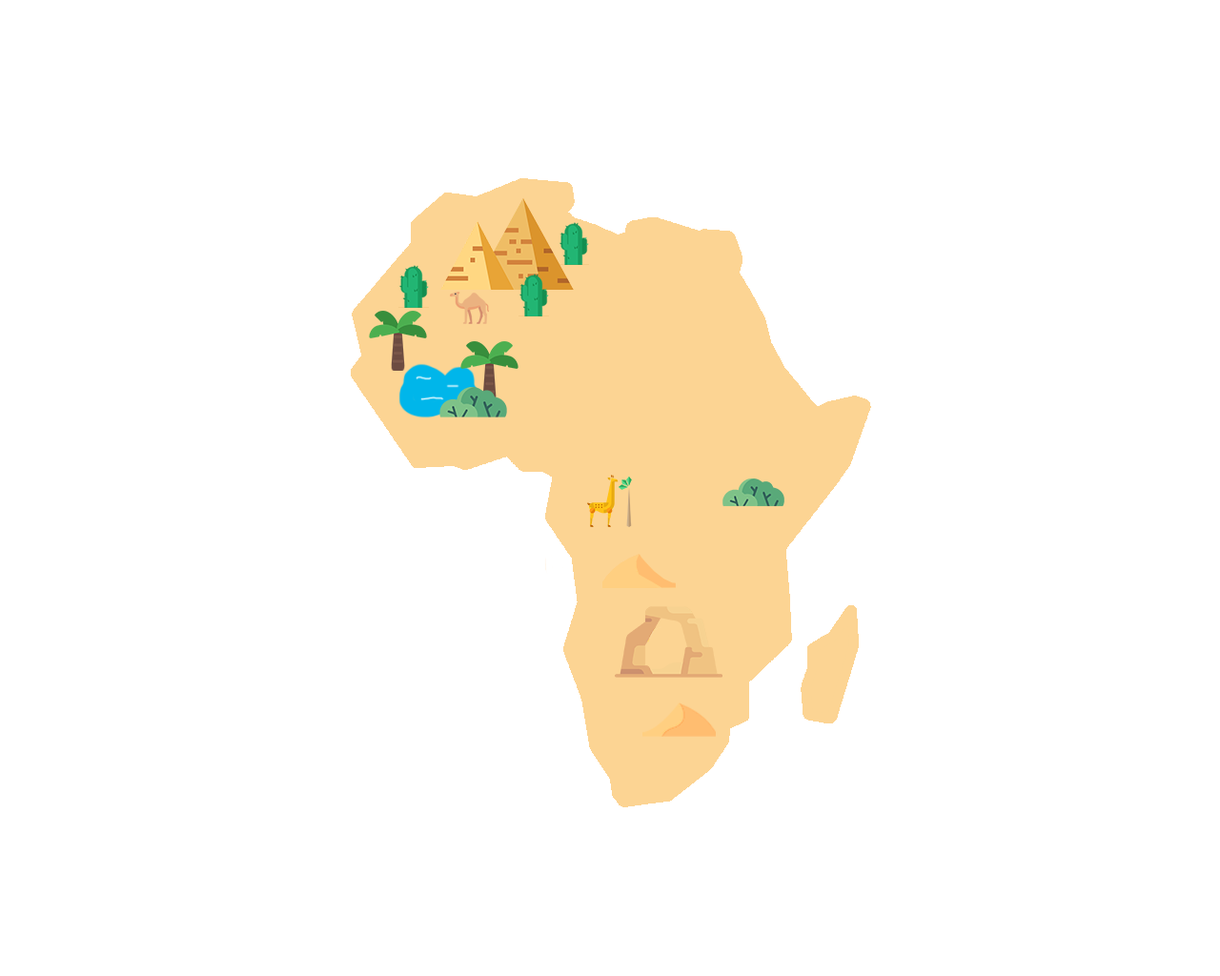
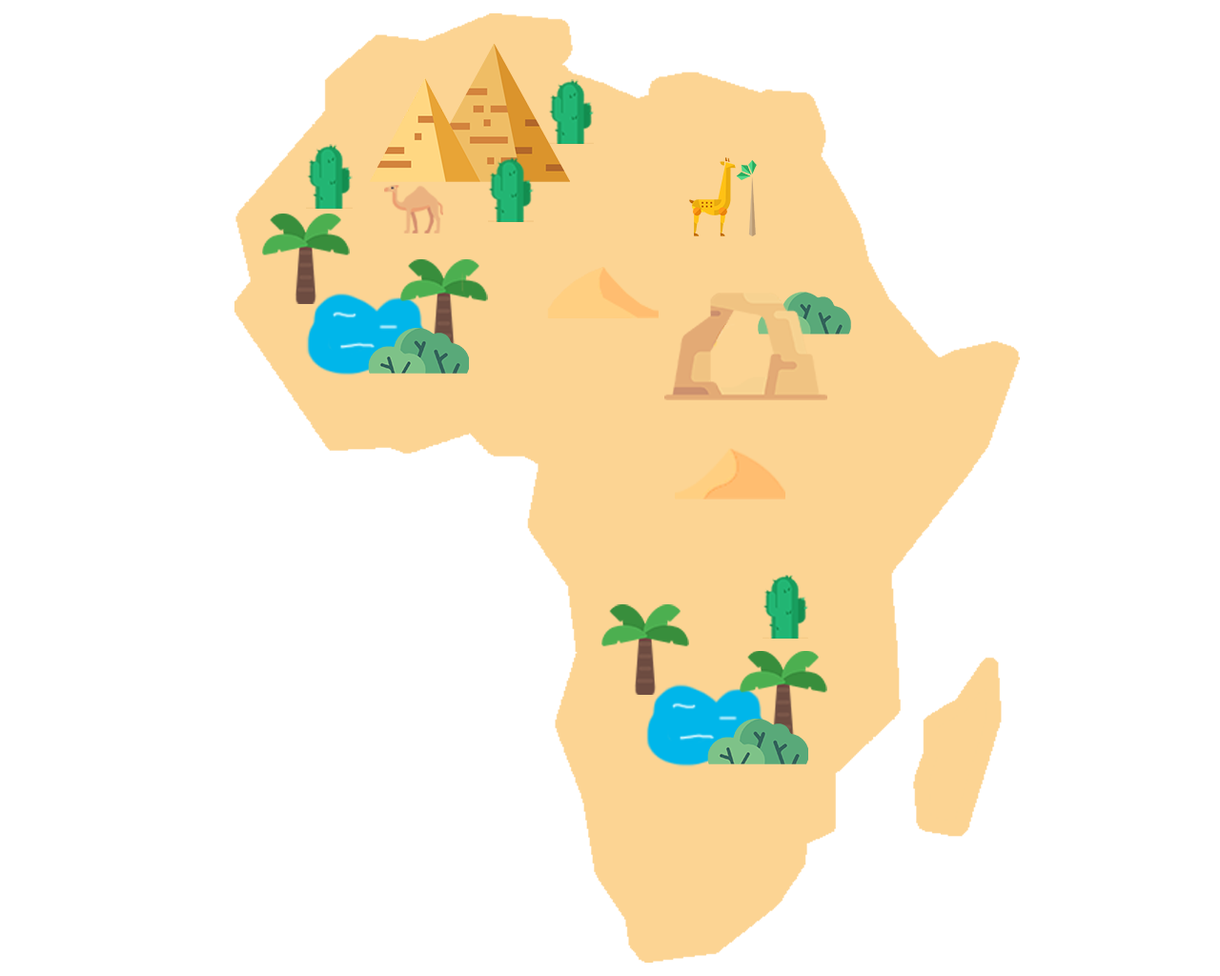
Layers edited between the first and the second 1220 x 976 image:
painted on "cactus (1)" over [306, 143, 430, 308]
painted on "cactus (1) copy 2" over [488, 157, 550, 317]
painted on "pyramids" over [369, 43, 574, 290]
added layer "cactus (1) copy 3" above "cactus (1) copy" over [762, 574, 809, 639]
painted on "cactus (1) copy" over [548, 79, 594, 266]
painted on "camel" over [384, 184, 490, 325]
painted on "giraffe" over [587, 157, 757, 528]
painted on "rock" over [614, 292, 828, 678]
painted on "dune copy" over [460, 266, 676, 589]
painted on "dune" over [642, 448, 786, 737]
painted on "bush" over [722, 291, 852, 508]
added group "oasis copy" with 4 layers above "oasis" over [601, 604, 828, 768]
added layer "palm-tree copy" (1st of 2, in "oasis copy") in group "oasis copy" over [601, 604, 690, 696]
added layer "bush copy" (1st of 2, in "oasis copy") in group "oasis copy" over [706, 718, 809, 766]
added layer "palm-tree" (1st of 2, in "oasis copy") in group "oasis copy" over [739, 651, 828, 742]
added layer "Layer 1" (1st of 2, in "oasis copy") in group "oasis copy" over [646, 683, 769, 768]
added group "oasis" with 4 layers above "Layer 0" over [262, 213, 489, 376]
moved "palm-tree copy" (2nd of 2, in "oasis") into group "oasis", painted on it over [262, 213, 428, 371]
moved "bush copy" (2nd of 2, in "oasis") into group "oasis", painted on it over [367, 327, 508, 418]
moved "palm-tree" (2nd of 2, in "oasis") into group "oasis", painted on it over [400, 259, 519, 402]
moved "Layer 1" (2nd of 2, in "oasis") into group "oasis", painted on it over [306, 292, 480, 419]
painted on "Layer 0" over [234, 13, 1021, 963]
